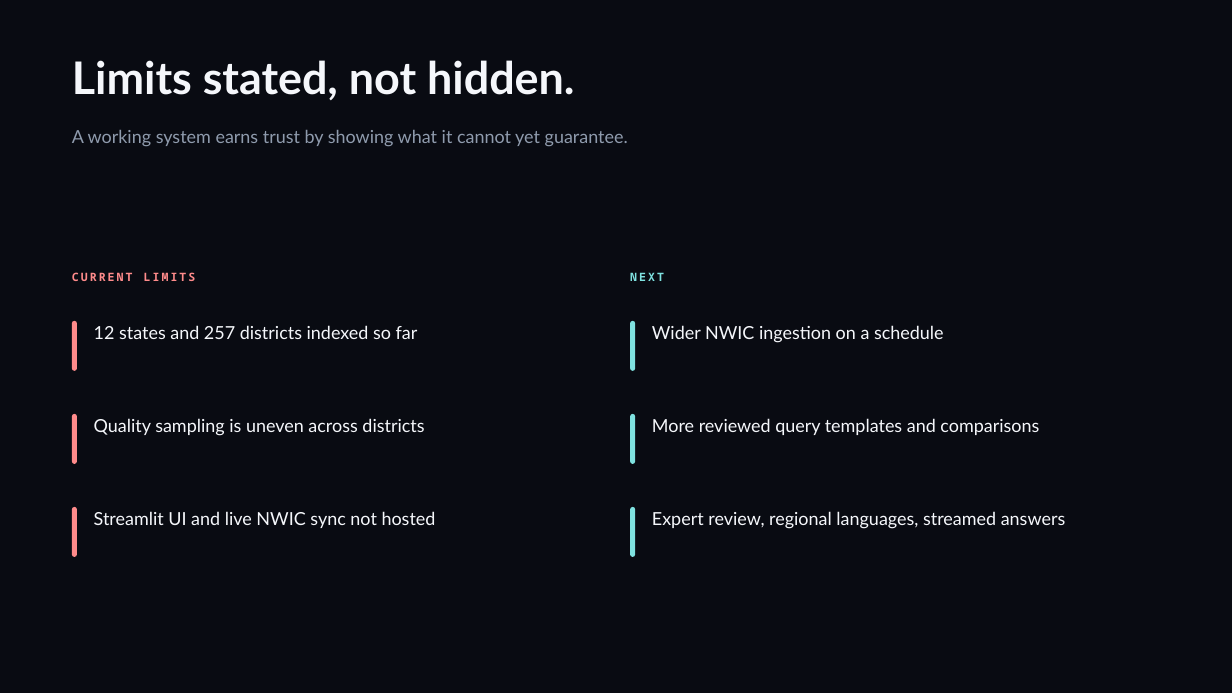
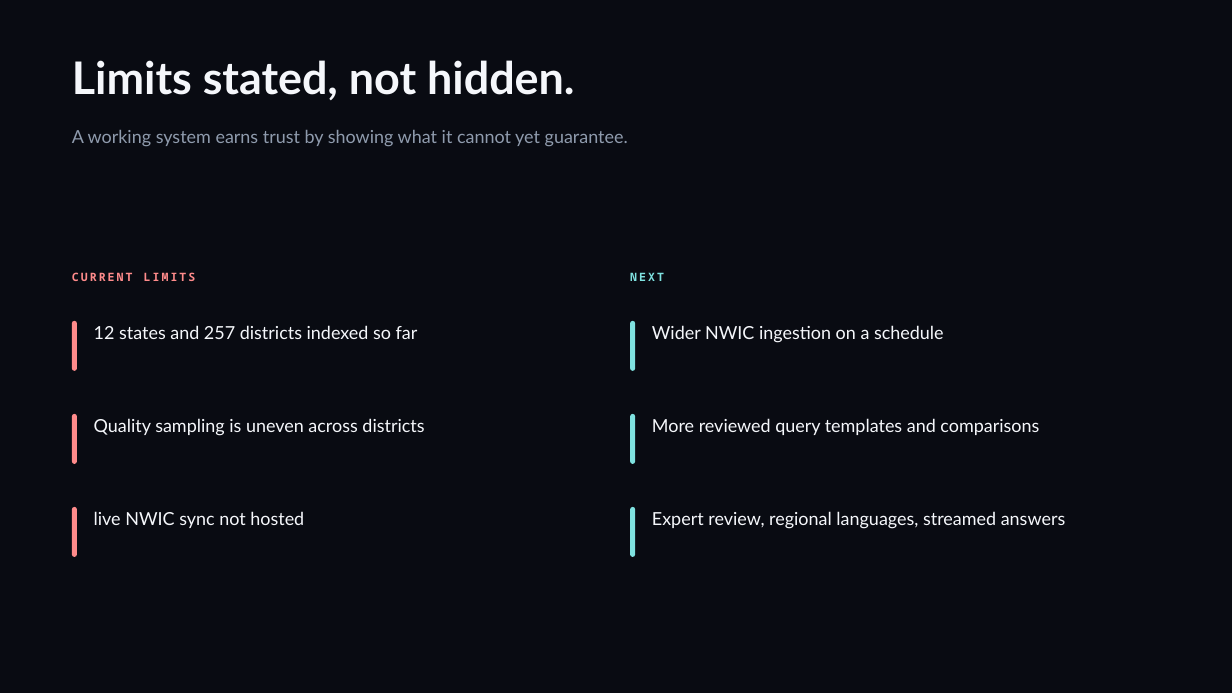
Before and after one commit to ShelasAL/ingres-console, a slide deck: slide 10 of docs/presentation/INGRES_Project_Deck_Canva.pptx. Drawn at 1232x693 pixels with LibreOffice and Linux fonts; fonts in the diff are those of the drawing. Boxes give left, top, right and bottom in pixels: in the first picture for what was removed or moved away, otherwise in the second. Text is boxed around its words. In the diff, an @@ line names an element or a change of style, - is before the commit and + after.

```diff
--- a/docs/presentation/INGRES_Project_Deck_Canva.pptx
+++ b/docs/presentation/INGRES_Project_Deck_Canva.pptx
@@ text at box(94, 511, 304, 528): text changed @@
-Streamlit UI and live NWIC sync not hosted
+live NWIC sync not hosted
```
Also in this commit, not shown: 12 other files.
